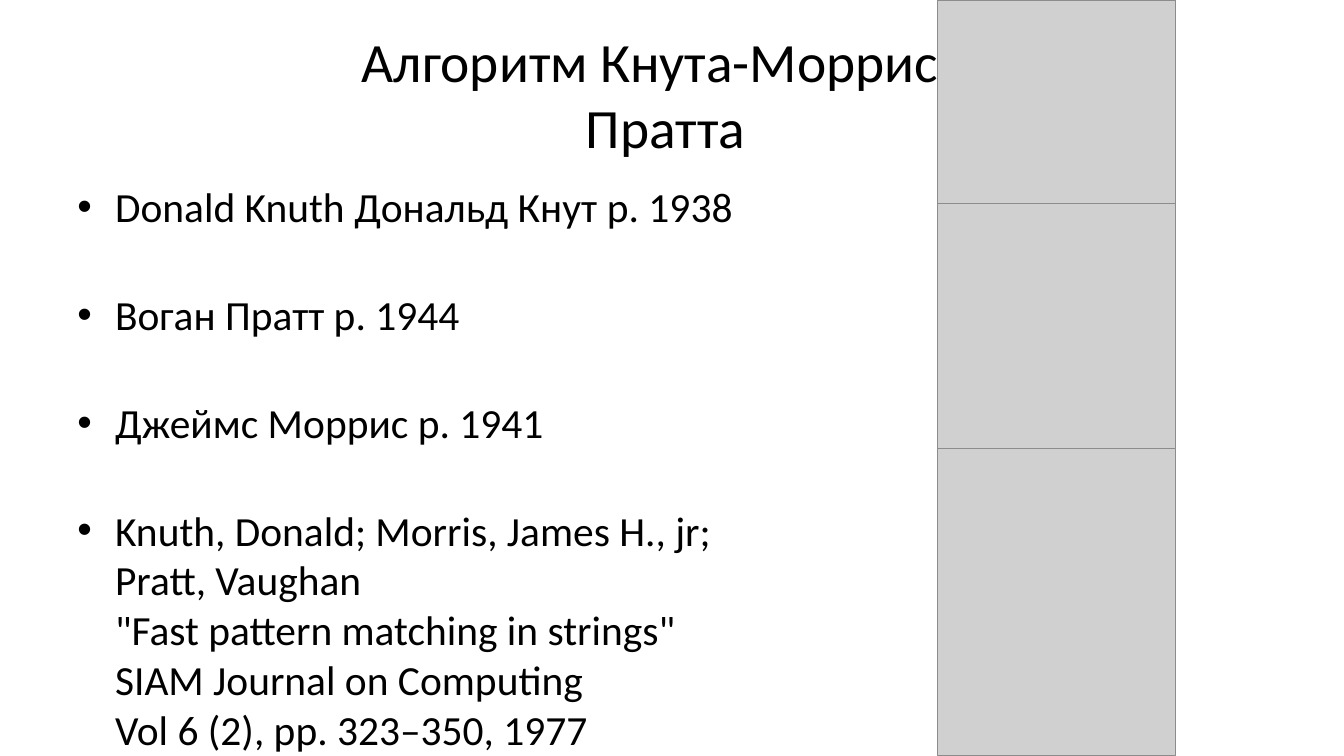
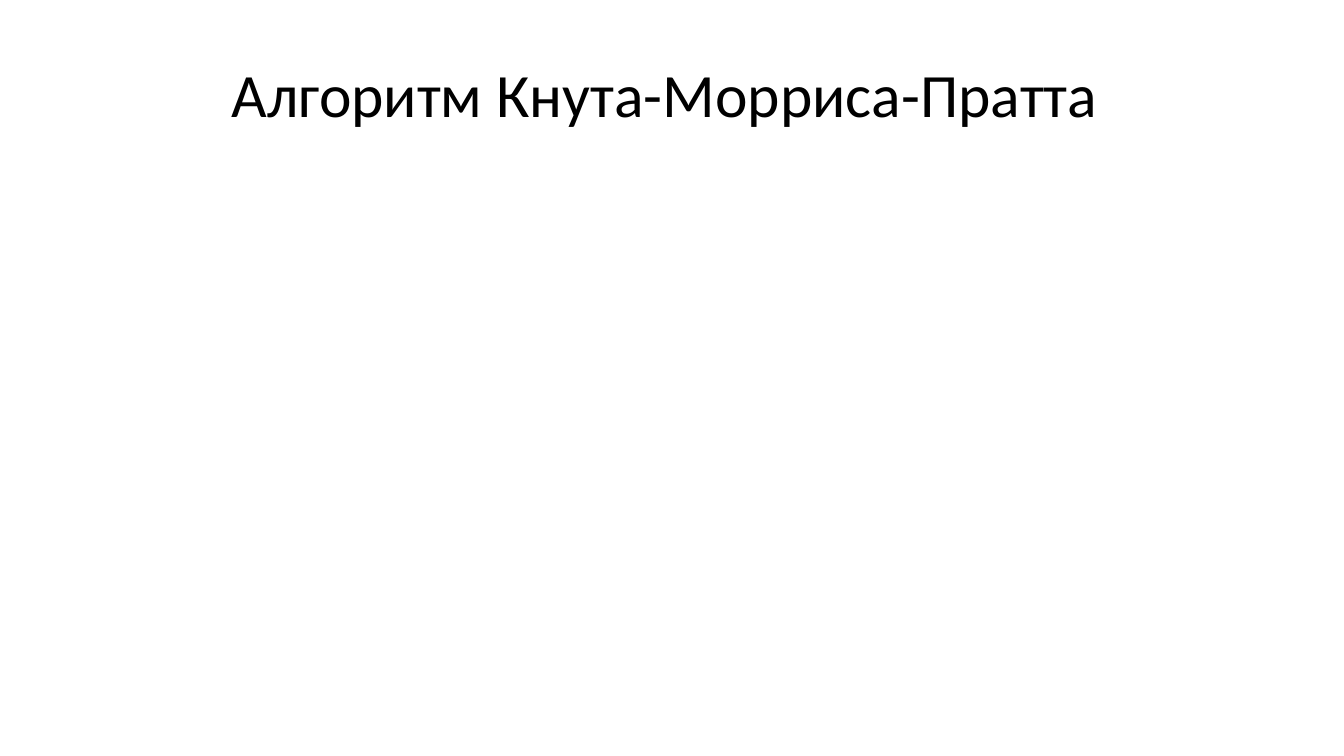
Before and after one commit to Evgueni-Petrov-aka-espetrov/Algorithms-and-Programming-in-C-pptx, a slide deck: slide 129 of 12 Алгоритмы поиска.pptx (slide 36 before the commit). Drawn at 1344x756 pixels with LibreOffice and Linux fonts; fonts in the diff are those of the drawing; grey boxes stand for pictures. Boxes give left, top, right and bottom in pixels: in the first picture for what was removed or moved away, otherwise in the second. Text is boxed around its words. In the diff, an @@ line names an element or a change of style, - is before the commit and + after.

```diff
--- a/12 Алгоритмы поиска.pptx
+++ b/12 Алгоритмы поиска.pptx
@@ picture removed at box(938, 0, 1176, 281) @@
@@ title at box(232, 77, 1097, 127): text changed; size 39.6 to 44 pt @@
-Алгоритм Кнута-Морриса-
-Пратта
+Алгоритм Кнута-Морриса-Пратта
@@ text removed at box(115, 193, 732, 752) @@
-• Donald Knuth Дональд Кнут р. 1938
-• Воган Пратт р. 1944
-• Джеймс Моррис р. 1941
-• Knuth, Donald; Morris, James H., jr;
-  Pratt, Vaughan
-  "Fast pattern matching in strings"
-  SIAM Journal on Computing
-  Vol 6 (2), pp. 323–350, 1977
@@ picture removed at box(938, 204, 1176, 499) @@
@@ picture removed at box(938, 449, 1176, 756) @@
```
Also in this commit, not shown: 22 other slides changed, 117 slides added, 32 slides removed.
